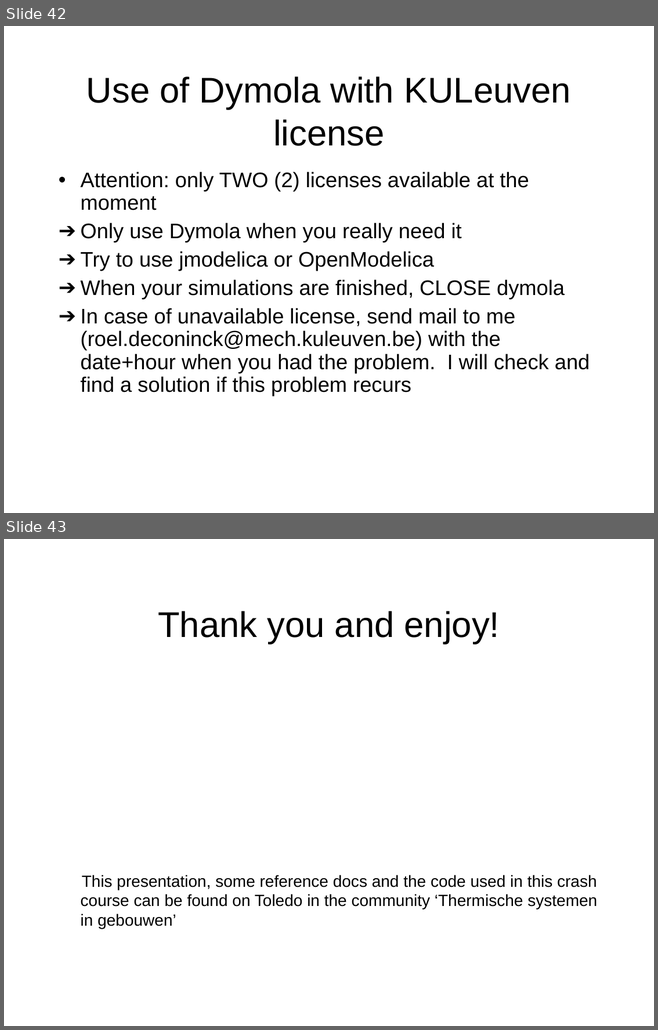
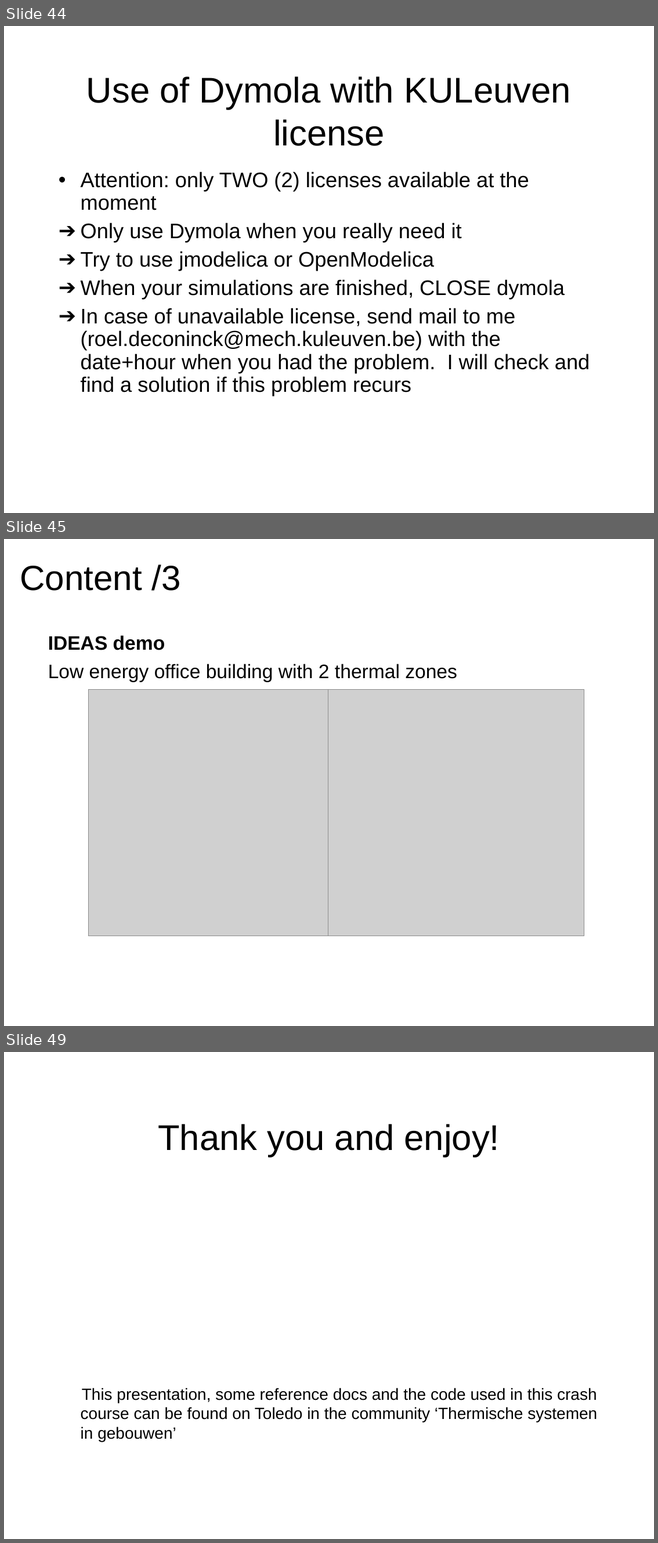
Before and after one commit to open-ideas/__CrashCourse__, a slide deck: Slides/CrashCourse_2012.ppt. Shown one above the other, each under a label of ours: slides 42 and 43 before the commit, slides 44, 45 and 49 after it; the slides between them are not shown. The pictures are 658x1030 and 658x1543 pixels, drawn with LibreOffice and Linux fonts; fonts in the diff are those of the drawing; grey boxes stand for pictures. Boxes give left, top, right and bottom in pixels: in the first picture for what was removed or moved away, otherwise in the second. Text is boxed around its words. In the diff, an @@ line names an element or a change of style, - is before the commit and + after.

```diff
--- a/Slides/CrashCourse_2012.ppt
+++ b/Slides/CrashCourse_2012.ppt
@@ slide 45 added at box(4, 539, 654, 1026), background #FFFFFF @@
@@ title added at box(20, 565, 181, 591), 43 pt, text #000000 @@
+Content /3
@@ text added at box(48, 635, 457, 682), 24 pt, text #000000 @@
+IDEAS demo
+Low energy office building with 2 thermal zones
@@ picture added at box(88, 690, 330, 936) @@
@@ picture added at box(328, 690, 583, 936) @@
@@ what was slide 42 is now slide 44 @@
@@ what was slide 43 is now slide 49 @@
```
Also in this commit, not shown: 6 slides changed, 6 other slides added, 1 slide removed, 2 other files.
